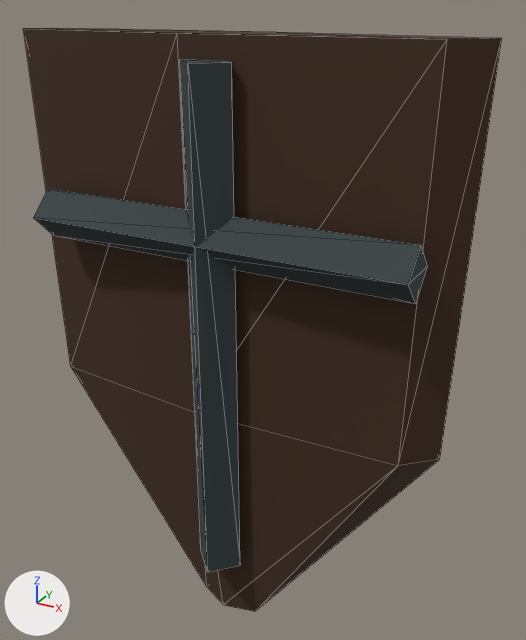
Two versions of the glTF model Art/LowPoly_AgeOfEchoes/Exports/NPC_Parts/SM_NPC_Offhand_01_Shield.glb, one commit apart.
The view is the same before and after, from a 50 mm lens placed at (-0.139, -0.679, 1.035), pointed at (-0.448, -0.118, 0.754). Lighting does not change. The marker at lower left points along +X, +Y and +Z. The older version comes first. Mesh edges are drawn as thin lines. Vertices at exactly the same position are counted once.

Names of what the first picture shows: 'SM_NPC_Offhand_01_Shield'.
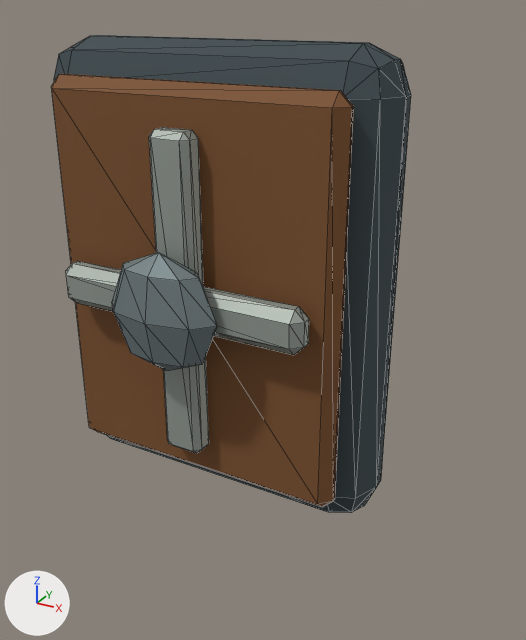
The change, as a list of edits to the scene's bpy script:
```text
Change me_sm_npc_offhand_01_shield:
    verts and faces of me_sm_npc_offhand_01_shield; kept vertices keep their numbers, new ones are numbered from 34
    remove me_sm_npc_offhand_01_shield.from_pydata(...)  # 34 vertices, 56 faces; spans x -0.702..-0.258, y -0.18..-0.092, z 0.4..1.01
    remove me_sm_npc_offhand_01_shield.materials.append(mat_mat_aoe_wood)  # brown #402917
    remove me_sm_npc_offhand_01_shield.materials.append(mat_mat_aoe_iron)  # dark grey #475254
    add me_sm_npc_offhand_01_shield.from_pydata(...)  # 154 vertices, 288 faces; spans x -0.66..-0.32, y -0.243..-0.078, z 0.575..1.005
    me_sm_npc_offhand_01_shield part 1: a new loose piece, a UV sphere (8 segments, 4 rings, poles along z) spanning x -0.545..-0.435, y -0.243..-0.193, z 0.735..0.845, in mat_mat_aoe_npc_iron (grey #7d8a8c)
    me_sm_npc_offhand_01_shield part 2: the loose piece of 18 vertices spanning x -0.702..-0.258, y -0.148..-0.092, z 0.4..1.01 is rebuilt with 56 vertices and now spans x -0.66..-0.32, y -0.162..-0.078, z 0.575..1.005, in mat_mat_aoe_npc_irondark (greyish cyan #455257)
    me_sm_npc_offhand_01_shield part 3: a new loose piece of 24 vertices spanning x -0.635..-0.345, y -0.182..-0.156, z 0.605..0.975, in mat_mat_aoe_npc_wood (brown #7a4f29)
    me_sm_npc_offhand_01_shield part 4: a new loose piece of 24 vertices spanning x -0.51..-0.47, y -0.202..-0.178, z 0.64..0.94, in mat_mat_aoe_npc_ironedge (grey #a6ada6)
    me_sm_npc_offhand_01_shield part 5: a new loose piece of 24 vertices spanning x -0.615..-0.365, y -0.208..-0.182, z 0.77..0.81, in mat_mat_aoe_npc_ironedge (grey #a6ada6)
    me_sm_npc_offhand_01_shield part 6
    add delete_vertices([*range(18, 26)])  # with the faces that use them
    me_sm_npc_offhand_01_shield part 7
    add delete_vertices([*range(26, 34)])  # with the faces that use them
    add me_sm_npc_offhand_01_shield.materials.append(mat_mat_aoe_npc_irondark)  # greyish cyan #455257
    add me_sm_npc_offhand_01_shield.materials.append(mat_mat_aoe_npc_wood)  # brown #7a4f29
    add me_sm_npc_offhand_01_shield.materials.append(mat_mat_aoe_npc_ironedge)  # grey #a6ada6
    add me_sm_npc_offhand_01_shield.materials.append(mat_mat_aoe_npc_iron)  # grey #7d8a8c
```

Pixel boxes [x1, y1, x2, y2] of what changed, in the pictures (526 x 640 px):
'SM_NPC_Offhand_01_Shield', reshaped (25% narrower, 18% shorter): before [23, 28, 502, 612]; after [51, 35, 411, 513]
part 1 of me_sm_npc_offhand_01_shield, added: after [112, 252, 217, 371]
part 2 of me_sm_npc_offhand_01_shield, rebuilt (25% narrower, 18% shorter): before [23, 28, 502, 612]; after [54, 35, 411, 513]
part 3 of me_sm_npc_offhand_01_shield, added (brown): after [51, 74, 354, 507]
part 4 of me_sm_npc_offhand_01_shield, added: after [149, 127, 209, 453]
part 5 of me_sm_npc_offhand_01_shield, added: after [66, 261, 309, 355]
part 6 of me_sm_npc_offhand_01_shield, deleted: before [180, 59, 240, 572]
part 7 of me_sm_npc_offhand_01_shield, deleted: before [33, 189, 427, 304]
